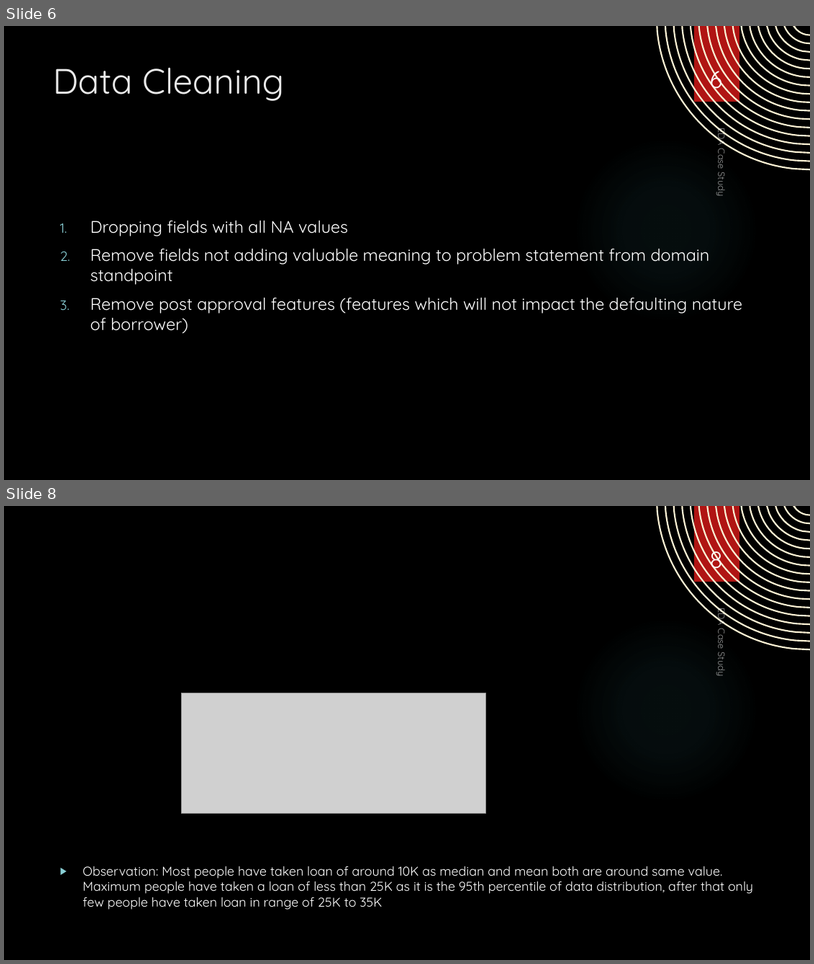
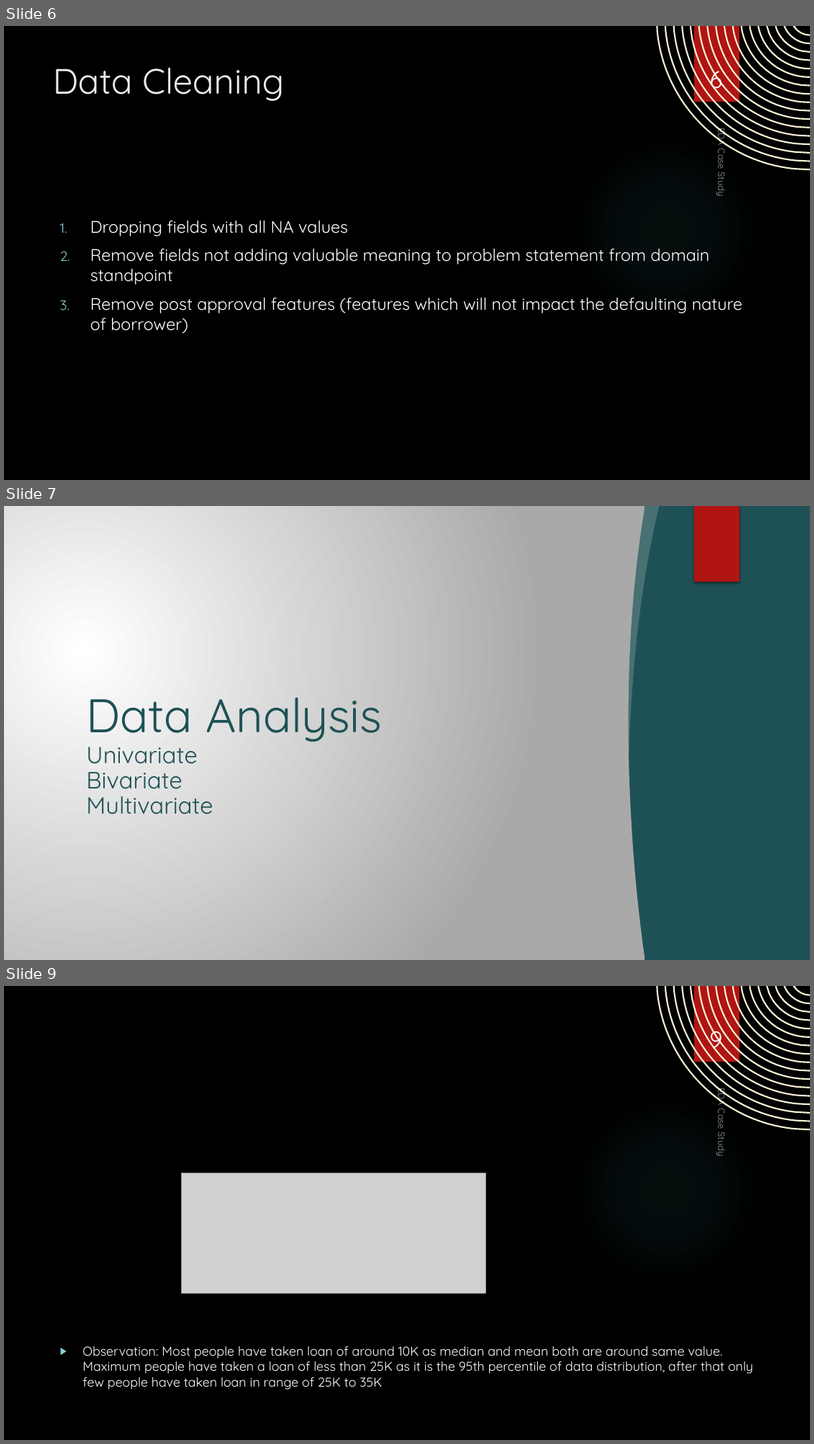
Before and after one commit to asthaa29/lendingcasestudy, a slide deck: EDA Case Study.pptx. Shown one above the other, each under a label of ours: slides 6 and 8 before the commit, slides 6, 7 and 9 after it; the slides between them are not shown. The pictures are 814x964 and 814x1444 pixels, drawn with LibreOffice and Linux fonts; fonts in the diff are those of the drawing; grey boxes stand for pictures; background and template pictures are left out. Boxes give left, top, right and bottom in pixels: in the first picture for what was removed or moved away, otherwise in the second. Text is boxed around its words. In the diff, an @@ line names an element or a change of style, - is before the commit and + after.

```diff
--- a/EDA Case Study.pptx
+++ b/EDA Case Study.pptx
@@ slide 7 added at bbox=[4, 506, 810, 960], background gradient #FFFFFF to #AAAAAA @@
@@ rectangle added at bbox=[4, 506, 810, 960], fill #1E5155 @@
@@ freeform shape added at bbox=[4, 506, 646, 960], fill gradient #FFFFFF to #AAAAAA @@
@@ freeform shape added at bbox=[507, 506, 658, 714], fill #EA6312 @@
@@ picture added at bbox=[533, 506, 639, 582] @@
@@ freeform shape added at bbox=[559, 506, 756, 662], fill #FFFFFF @@
@@ freeform shape added at bbox=[623, 506, 660, 752], fill #F3F3F3 at 20% opacity @@
@@ freeform shape added at bbox=[658, 506, 808, 714], fill #9E5E9B @@
@@ rectangle added at bbox=[694, 506, 740, 582], fill #B01513 @@
@@ freeform shape added at bbox=[141, 551, 655, 960], fill #FBE0CF @@
@@ picture added at bbox=[4, 682, 271, 960] @@
@@ picture added at bbox=[4, 698, 104, 854] @@
@@ title added at bbox=[86, 697, 382, 814], 28 pt, text #1E5155 @@
+Data Analysis
+Univariate
+Bivariate
+Multivariate
@@ freeform shape added at bbox=[4, 713, 97, 960], fill #E6B729 @@
@@ freeform shape added at bbox=[96, 713, 301, 960], fill #EA6312 @@
@@ picture added at bbox=[574, 909, 639, 960] @@
@@ what was slide 8 is now slide 9 @@
@@ page number at bbox=[710, 1023, 723, 1055]: text changed @@
-8
+9
```
Also in this commit, not shown: 5 slides changed, 1 other slide added.
